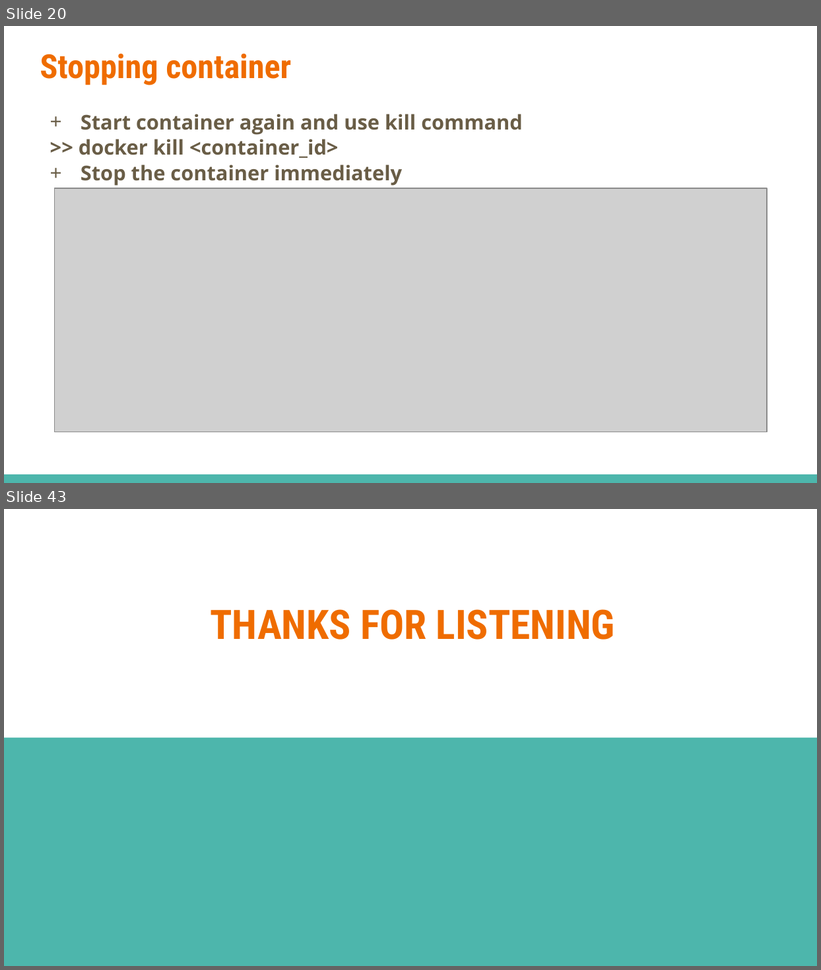
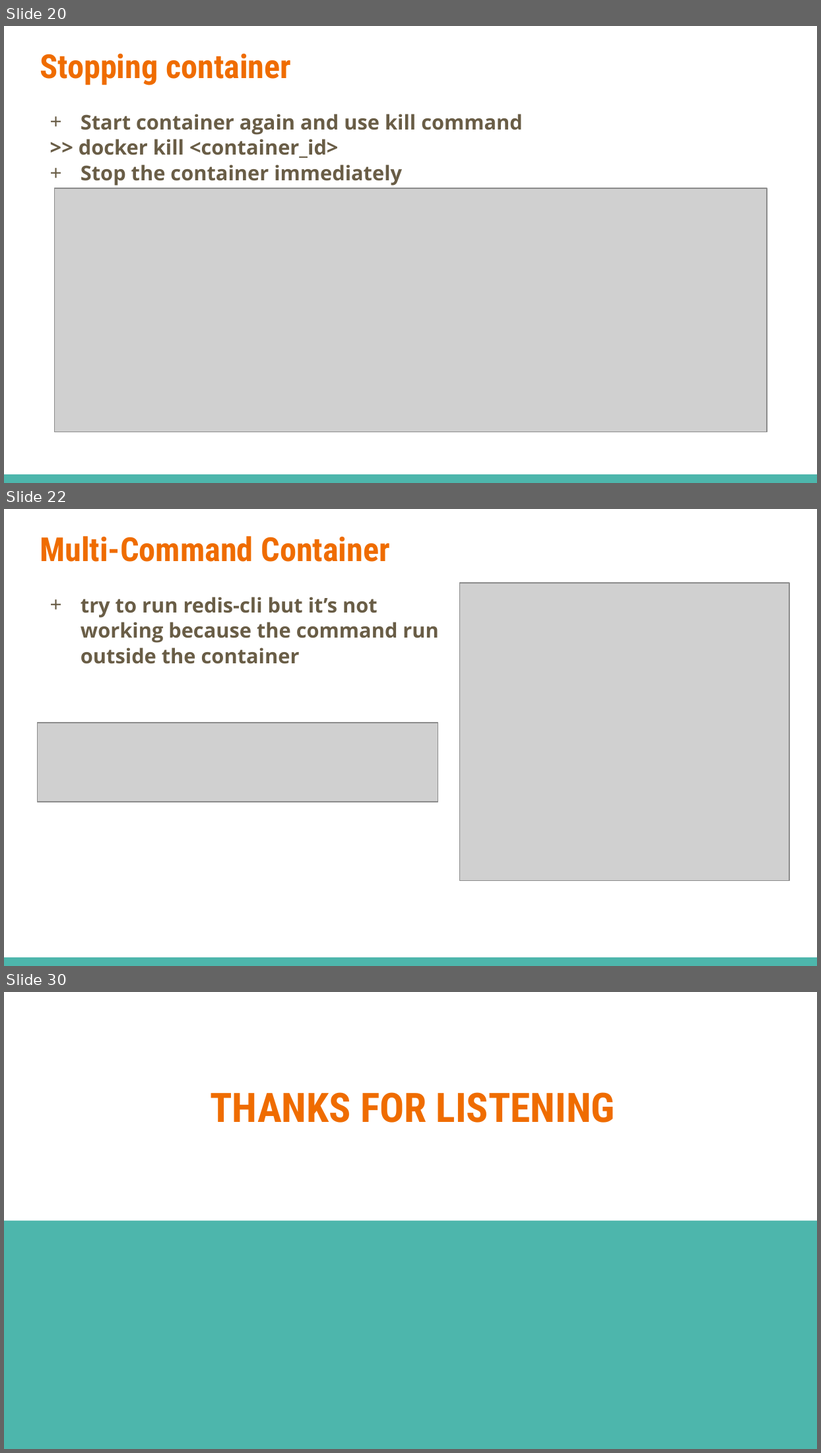
Before and after one commit to dinhhung09138/Learning-Example, a slide deck: Docker - 02 - Manipulating Containers.pptx. Shown one above the other, each under a label of ours: slides 20 and 43 before the commit, slides 20, 22 and 30 after it; the slides between them are not shown. The pictures are 821x970 and 821x1453 pixels, drawn with LibreOffice and Linux fonts; fonts in the diff are those of the drawing; grey boxes stand for pictures. Boxes give left, top, right and bottom in pixels: in the first picture for what was removed or moved away, otherwise in the second. Text is boxed around its words. In the diff, an @@ line names an element or a change of style, - is before the commit and + after.

```diff
--- a/Docker - 02 - Manipulating Containers.pptx
+++ b/Docker - 02 - Manipulating Containers.pptx
@@ slide 22 added at box(4, 509, 817, 966), background #FFFFFF; not listed: 1 template element that a slide beside it also shows @@
@@ title added at box(40, 536, 390, 562), 29.4 pt, text #EF6C00, bold @@
+Multi-Command Container
@@ picture added at box(460, 583, 789, 881) @@
@@ text added at box(81, 597, 438, 664), 18 pt, text #695D46, bold @@
++ try to run redis-cli but it’s not working because the command run outside the container
@@ picture added at box(38, 723, 438, 802) @@
@@ what was slide 43 is now slide 30 @@
```
Also in this commit, not shown: 8 other slides added, 22 slides removed, 15 other files.
